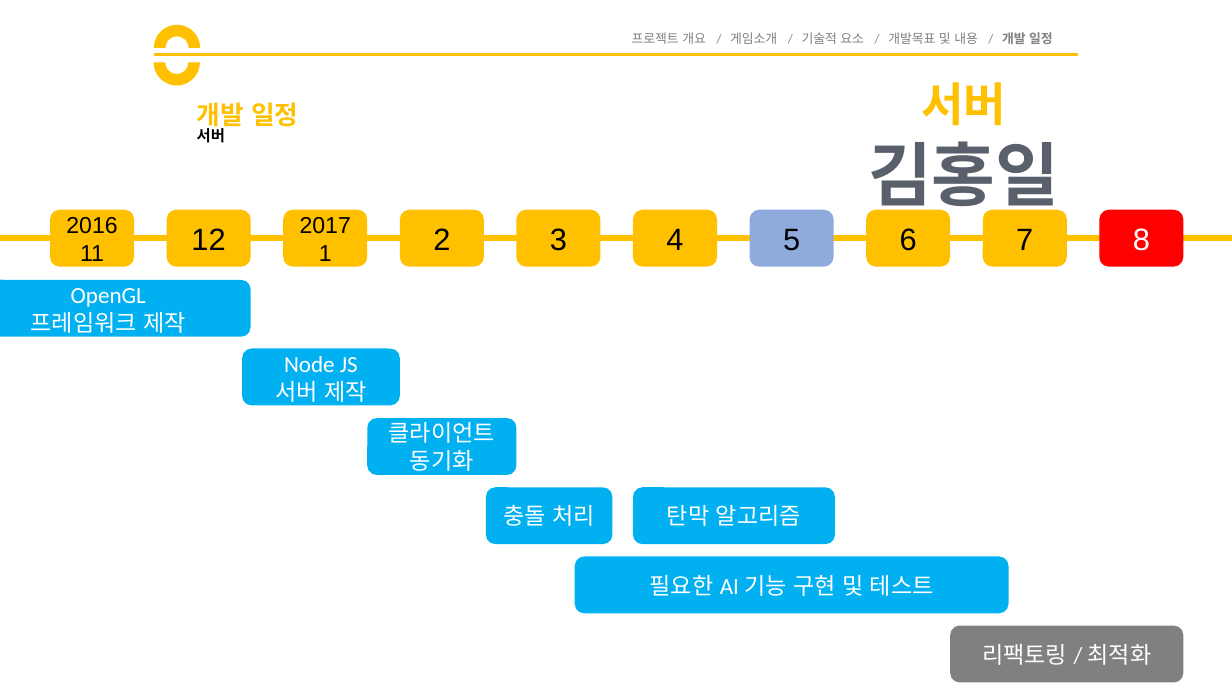
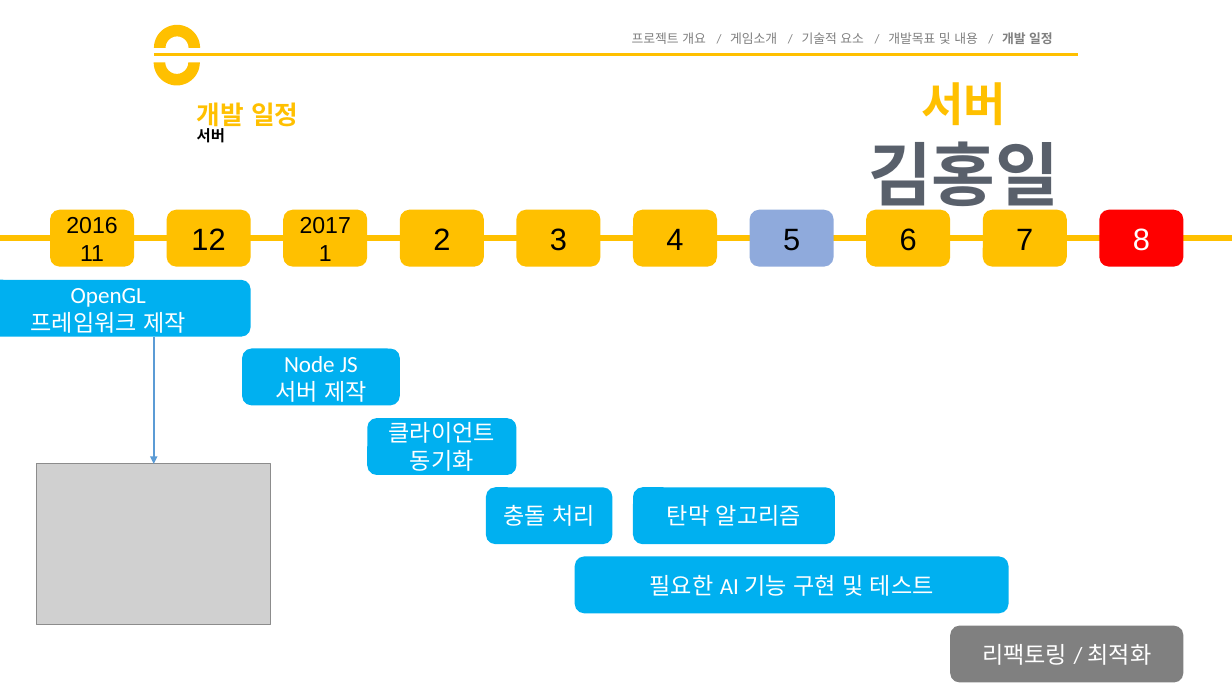
Before and after one commit to goddun/Report, a slide deck: slide 19 of 제안서.pptx (slide 20 before the commit). Drawn at 1232x693 pixels with LibreOffice and Linux fonts; fonts in the diff are those of the drawing; grey boxes stand for pictures. Boxes give left, top, right and bottom in pixels: in the first picture for what was removed or moved away, otherwise in the second. Text is boxed around its words. In the diff, an @@ line names an element or a change of style, - is before the commit and + after.

```diff
--- a/제안서.pptx
+++ b/제안서.pptx
@@ arrow added from (153, 336) to (153, 464), #5B9BD5 1.5 pt @@
@@ picture added at (37,464,271,625) @@
```
Also in this commit, not shown: 1 other slide changed, 1 slide removed.
